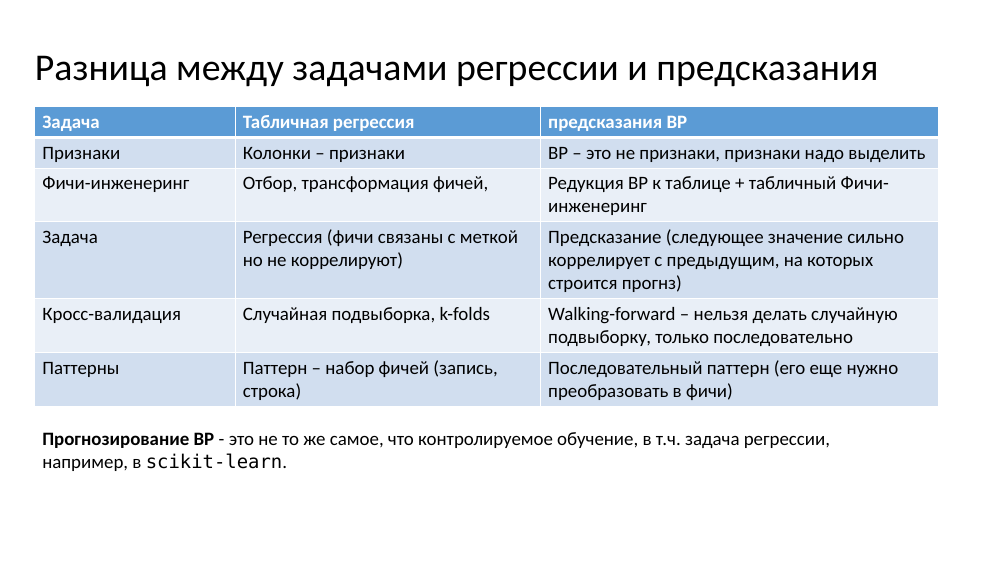
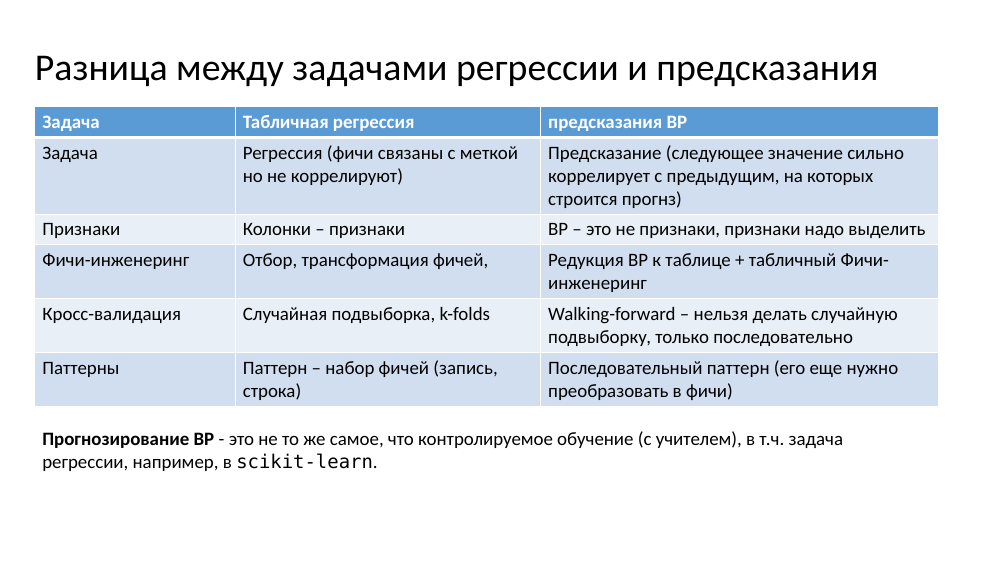
Before and after one commit to MVRonkin/TimeSeriesCourse, a slide deck: slide 8 of 2025/LEC/05-1 методы машинного обучения для анализа ВР.pptx (slide 6 before the commit). Drawn at 1008x567 pixels with LibreOffice and Linux fonts; fonts in the diff are those of the drawing. Boxes give left, top, right and bottom in pixels: in the first picture for what was removed or moved away, otherwise in the second. Text is boxed around its words. In the diff, an @@ line names an element or a change of style, - is before the commit and + after.

```diff
--- a/2025/LEC/05-1 методы машинного обучения для анализа ВР.pptx
+++ b/2025/LEC/05-1 методы машинного обучения для анализа ВР.pptx
@@ table at box(35, 107, 938, 404) @@
+row 2: Задача | Регрессия (фичи связаны с меткой но не коррелируют) | Предсказание (следующее значение сильно коррелирует с предыдущим, на которых строится прогнз)
-row 4: Задача | Регрессия (фичи связаны с меткой но не коррелируют) | Предсказание (следующее значение сильно коррелирует с предыдущим, на которых строится прогнз)
@@ text at box(42, 431, 844, 471): text changed @@
-Прогнозирование ВР - это не то же самое, что контролируемое обучение, в т.ч. задача регрессии, например, в scikit-learn.
+Прогнозирование ВР - это не то же самое, что контролируемое обучение (с учителем), в т.ч. задача регрессии, например, в scikit-learn.
```
Also in this commit, not shown: 5 other slides changed, 7 slides added, 5 slides removed, 5 other files.
